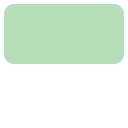
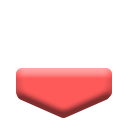
Layers edited between the first and the second 128 × 128 image:
added group "Gruppo 1" with 6 layers in group "Drop Pickup" over [16, 10, 112, 118]
showed group "Drop" (2 layers), moved it into group "Gruppo 1" over [16, 68, 112, 118]
painted on "Triangolo 1" (1st of 2, in "Drop Pickup" › "Gruppo 1" › "Drop") over [17, 88, 111, 118]
painted on "Rettangolo 1" (1st of 2, in "Drop Pickup" › "Gruppo 1" › "Drop") over [16, 68, 112, 99]
hid group "Backgrounds" (4 layers) over [4, 4, 124, 118]
